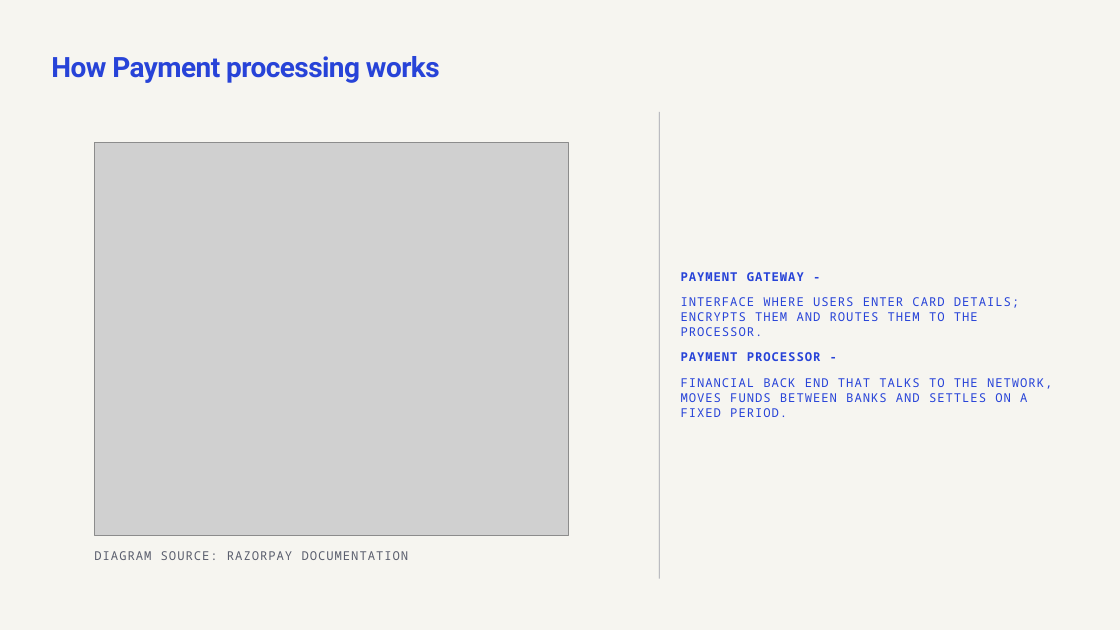
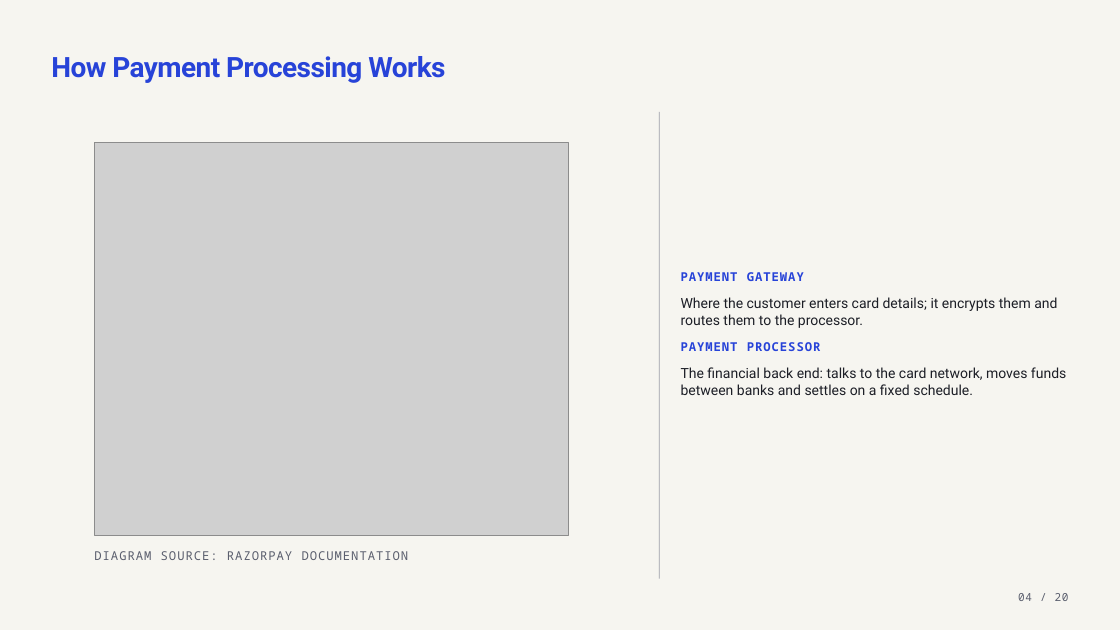
Before and after one commit to ANKITHDEEGOJU/proj-pic, a slide deck: slide 4 of docs/Final_Presentation.pptx. Drawn at 1120x630 pixels with LibreOffice and Linux fonts; fonts in the diff are those of the drawing; grey boxes stand for pictures. Boxes give left, top, right and bottom in pixels: in the first picture for what was removed or moved away, otherwise in the second. Text is boxed around its words. In the diff, an @@ line names an element or a change of style, - is before the commit and + after.

```diff
--- a/docs/Final_Presentation.pptx
+++ b/docs/Final_Presentation.pptx
@@ text at (51,56,445,83): text changed @@
-How Payment processing works
+How Payment Processing Works
@@ text at (681,272,1066,395): text changed; size 10.5 to 12 pt; font Noto Sans Mono to Roboto; text colour #2743D8 to #1C1E26 @@
-PAYMENT GATEWAY -
-INTERFACE WHERE USERS ENTER CARD DETAILS; ENCRYPTS THEM AND ROUTES THEM TO THE PROCESSOR.
-PAYMENT PROCESSOR -
-FINANCIAL BACK END THAT TALKS TO THE NETWORK, MOVES FUNDS BETWEEN BANKS AND SETTLES ON A FIXED PERIOD.
+PAYMENT GATEWAY
+Where the customer enters card details; it encrypts them and routes them to the processor.
+PAYMENT PROCESSOR
+The financial back end: talks to the card network, moves funds between banks and settles on a fixed schedule.
@@ text added at (1018,593,1069,601), 9.5 pt, text #5B5F6E @@
+04 / 20
```
Also in this commit, not shown: 18 other slides changed, 4 other files.
